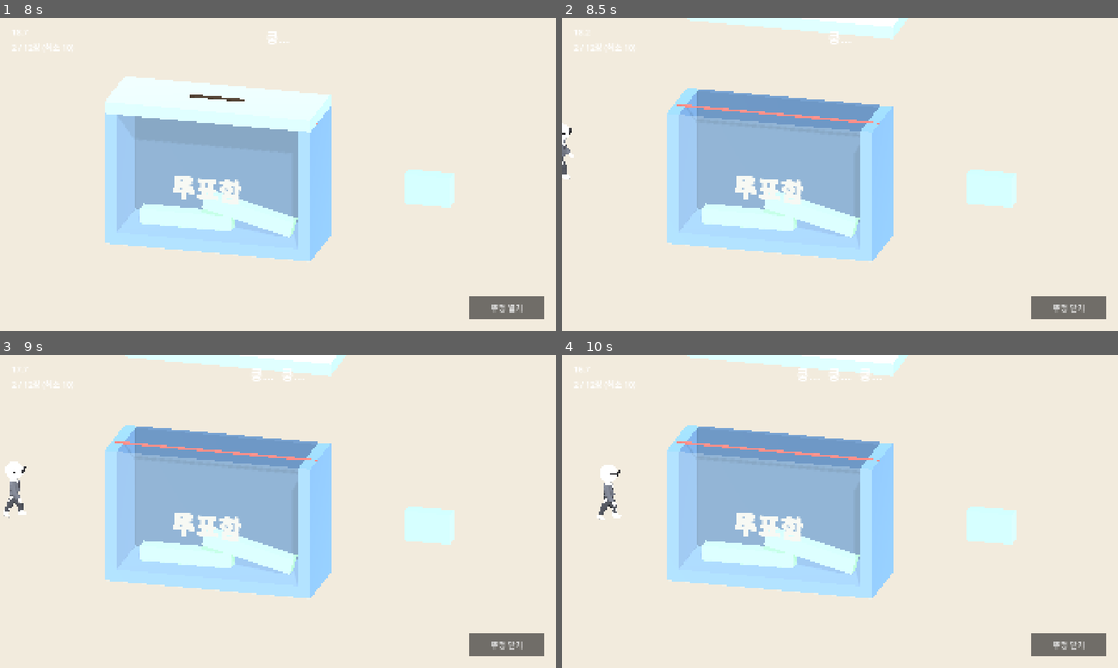
Above: before the commit, frames 1-4 (two rows, left to right).
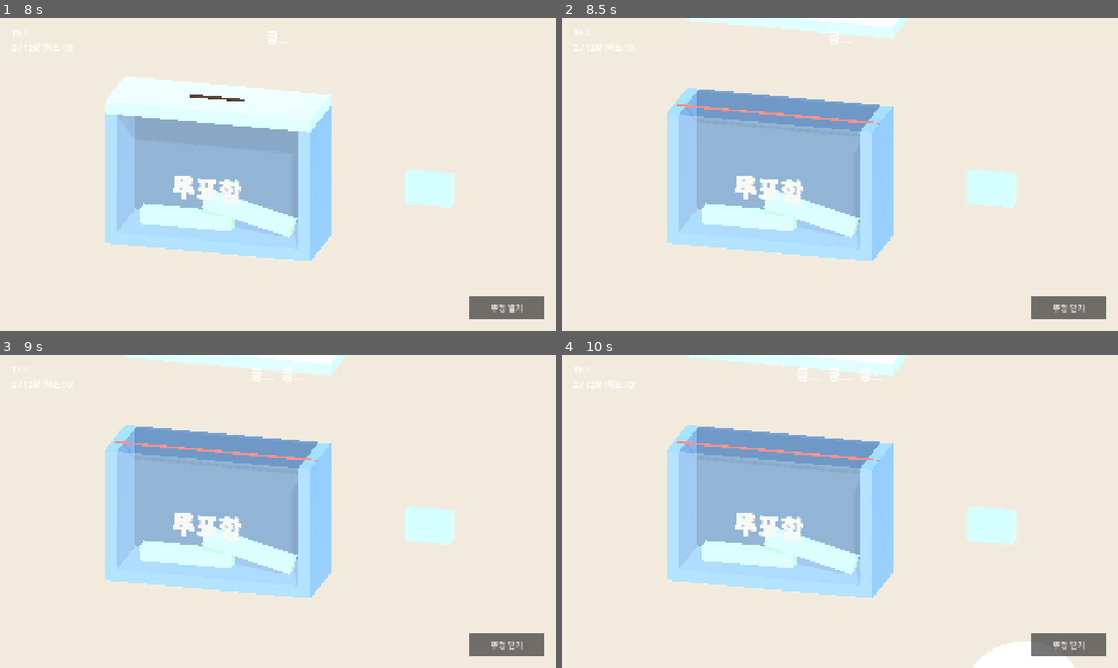
Above: after the commit, the same moments.

Repository: hahaha13791/mincho-game
Game: Godot game, scene res://minigames/ballot_box/ballot_box.tscn
Two runs of this game, one before a commit and one after it. Both use one fixed random seed, a clock stepped at 60 frames per second and the inputs below. This scene is started directly instead of the project's main scene.
Inputs (mouse positions are in pixels of both pictures, inside the frame that each line leads up to):
- Up to frame 1 (8 s): click "시작" at 0.5 s; click "뚜껑 닫기" at 1.25 s; click "뚜껑 열기" at 2 s; click "뚜껑 닫기" at 2.75 s; click "뚜껑 열기" at 3.5 s; click "뚜껑 닫기" at 4.25 s; click "뚜껑 열기" at 5 s; tap Enter at 5.75, 7.25 s; move the mouse to (400, 158) at 5.77 s; click (400, 158) at 5.92 s; tap Space at 6.5 s; move the mouse to (166, 190) at 6.52 s; click (166, 190) at 6.67 s; move the mouse to (333, 105) at 7.27 s; click (333, 105) at 7.42 s
- Up to frame 2 (8.5 s): tap Space at 8 s; move the mouse to (812, 237) at 8.02 s; click (812, 237) at 8.17 s
- Up to frame 3 (9 s): move the mouse to (444, 558) at 8.77 s; click (444, 558) at 8.92 s
- Up to frame 4 (10 s): move the mouse to (673, 464) at 9.52 s; click (673, 464) at 9.67 s

Frame 1 is identical in both runs. In frame 2, 0.2% of the frame differs, in the area x 0-3%, y 33-52%; in frame 3, 0.4%; in frame 4, 1.3%, in the area x 6-93%, y 35-100%.

Commit message:
feat(minigames/ballot_box): 참관인을 화면 가장자리에서 들이미는 상반신으로, 마지막 쿵 뒤 등장
- 피아노표의 감시자 상반신 로직을 common/peek_watcher.gd로 옮겨 두 미니게임이 같이 쓴다(크기는 화면 세로 비율로, 원근 카메라도 처리)
- 임신한 투표함: 쿵 세 번 동안은 숨어 있다가 마지막 쿵 0.4초 뒤 머리를 내밀고, 도착 순간 허리 위까지 들어와 머문 뒤 빠진다. 방문마다 등장 방향이 바뀐다

Co-Authored-By: Claude Sonnet 5.5 <noreply@anthropic.com>

Diff:
--- /dev/null
+++ b/common/peek_watcher.gd
@@ -0,0 +1,54 @@
+class_name PeekWatcher
+extends Node3D
+## 화면 가장자리에서 비스듬히 들이미는 감시자 상반신(허리 위만). 카메라의 자식으로 붙인다.
+## 로직은 set_rise()와 next_entry()만 쓴다. 허리 축을 매번 실제 화면 가장자리에 두므로 창 비율이 바뀌어도(stretch aspect = expand) 허리 아래는 늘 화면 밖이다.
+
+const WATCHER: PackedScene = preload("res://common/watcher.tscn")
+const PEEK: float = 0.25 ## 예고 때 쓰는 rise 값(머리 끝만 보임)
+const DEPTH: float = 3.0 # 카메라 앞 거리
+const TUCK: float = 0.135 # 다 들어와도 허리를 가장자리 밖에 두는 거리(크기 비율). 몸이 기울어 엉덩이 모서리가 비치지 않게
+const HIDE_MARGIN: float = 0.075 # 숨었을 때 머리 끝을 가장자리 밖으로 더 빼는 거리(크기 비율)
+## 등장 방향: edge = 화면 가장자리 위 축 자리(가로·세로 반폭 기준 비율), angle = 축 회전(라디안). 몸 방향 = (-sin, cos)
+const ENTRIES: Array[Dictionary] = [
+	{"edge": Vector2(0.62, -1.0), "angle": 0.3}, # 오른쪽 아래에서 왼쪽 위로
+	{"edge": Vector2(-0.6, 1.0), "angle": PI + 0.45}, # 왼쪽 위에서 오른쪽 아래로(거꾸로 매달려 내려다봄)
+	{"edge": Vector2(1.0, 0.25), "angle": PI / 2.0 + 0.35}, # 오른쪽 옆에서 왼쪽 아래로
+	{"edge": Vector2(-1.0, -0.1), "angle": -PI / 2.0 - 0.3}, # 왼쪽 옆에서 오른쪽 아래로
+]
+
+@export var screen_frac: float = 0.67 ## 허리 → 머리 끝이 화면 세로의 이 비율
+
+var _watcher: Watcher
+var _heights: Vector2 # 크기 1에서 (허리, 머리 끝) 높이
+var _entry: int = 0
+
+
+func _ready() -> void:
+	_watcher = WATCHER.instantiate()
+	add_child(_watcher)
+	_watcher.set_present(true) # 서브씬은 숨은 채 시작한다. 등장은 화면 밖에 두었다가 들이미는 것으로 한다
+	_heights = _watcher.body_heights()
+	set_rise(0.0)
+
+
+## 다음 등장 방향으로 바꾼다(차례로 돈다)
+func next_entry() -> void:
+	_entry = (_entry + 1) % ENTRIES.size()
+
+
+## rise: 0 = 숨음, PEEK = 머리 끝만, 1 = 허리 위가 다 들어옴
+func set_rise(rise: float) -> void:
+	var cam: Camera3D = get_parent()
+	var half_h: float = cam.size / 2.0 if cam.projection == Camera3D.PROJECTION_ORTHOGONAL else DEPTH * tan(deg_to_rad(cam.fov) / 2.0)
+	var vp: Vector2 = get_viewport().get_visible_rect().size
+	var half_w: float = half_h * vp.x / vp.y # 카메라 keep_aspect 기본값(세로 고정) 기준
+	var s: float = screen_frac * 2.0 * half_h / (_heights.y - _heights.x)
+	_watcher.scale = Vector3.ONE * s
+	_watcher.position.y = -_heights.x * s # 허리가 이 노드의 원점
+	var e: Dictionary = ENTRIES[_entry]
+	var angle: float = e["angle"]
+	var edge: Vector2 = e["edge"]
+	var body_dir: Vector3 = Vector3(-sin(angle), cos(angle), 0.0) # 허리 → 머리
+	var hidden: float = -((_heights.y - _heights.x) * s + HIDE_MARGIN * s)
+	position = Vector3(edge.x * half_w, edge.y * half_h, -DEPTH) + body_dir * lerpf(hidden, -TUCK * s, rise)
+	rotation.z = angle
--- a/minigames/ballot_box/ballot_box.gd
+++ b/minigames/ballot_box/ballot_box.gd
@@ -5,7 +5,6 @@
 enum State { TUTORIAL, PLAYING, ENDED }
 
 const PALETTE: Palette = preload("res://common/style/palette.tres")
-const WATCHER: PackedScene = preload("res://common/watcher.tscn")
 const BOX_CENTER_X: float = -2.0
 const BOX_W: float = 6.0 # 안쪽 폭
 const BOX_H: float = 4.0 # 안쪽 높이. 윗면이 선(뚜껑 높이)
@@ -17,9 +16,9 @@
 const LID_T: float = 0.4
 const LID_CLOSED_POS: Vector3 = Vector3(BOX_CENTER_X, LINE_Y + LID_T / 2.0, 0.0) # 벽 윗면에 얹힘
 const LID_OPEN_POS: Vector3 = Vector3(BOX_CENTER_X, LINE_Y + 2.5, -BOX_D) # 뒤로 치워 안쪽을 안 가림
-const LEAVE_TIME: float = 0.5 # 관리인이 돌아가는 시간
-const OBSERVER_FROM_X: float = -10.0
-const OBSERVER_TO_X: float = -6.8
+const LEAVE_TIME: float = 0.5 # 참관인이 화면 밖으로 빠지는 시간
+const PEEK_AFTER: float = 0.4 # 마지막 쿵 뒤 이만큼 있다가 참관인이 머리를 내민다
+const RISE_TIME: float = 0.25 # 머리만 → 다 들어오는 시간. 도착 순간에 다 들어와 있다
 const KILL_Y: float = -8.0
 const GRAB_GAIN: float = 25.0 # 집은 표가 마우스를 따라오는 속도 (거리 × 이 값)
 const MAX_GRAB_SPEED: float = 30.0
@@ -59,7 +58,8 @@
 var _min_margin: float = INF
 var _lid_tween: Tween
 var _lid: MeshInstance3D
-var _observer: Watcher # 참관인은 공용 감시자 모습을 쓴다
+var _observer: PeekWatcher # 참관인: 화면 가장자리에서 들이미는 감시자 상반신(피아노표와 같은 방식)
+var _entry_visit: int = 0 # 등장 방향을 마지막으로 정한 방문 번호
 var _thump_key: int = -1 # 마지막으로 소리 낸 (방문 번호, 발소리 번호). 같은 쿵을 두 번 울리지 않게
 var _sfx: AudioStreamPlayer
 
@@ -96,27 +96,41 @@
 		_finish()
 
 
-# 모든 방문 시각에 대해 관리인 위치와 발소리 표시를 갱신한다
+# 모든 방문 시각에 대해 발소리 표시와 참관인 등장을 갱신한다
 func _move_observer() -> void:
-	var x: float = OBSERVER_FROM_X
+	var rise: float = 0.0
 	var warning: bool = false
 	for vi in _visits.size():
-		var t: float = _elapsed - (_visits[vi] - warn_lead)
-		if t >= 0.0 and t < warn_lead + stay + LEAVE_TIME:
-			x = lerpf(OBSERVER_FROM_X, OBSERVER_TO_X, clampf(t / warn_lead, 0.0, 1.0) - clampf((t - warn_lead - stay) / LEAVE_TIME, 0.0, 1.0))
-			warning = t < warn_lead
-			if warning: # 쿵 → 쿵 쿵 → 쿵 쿵 쿵. 마지막 쿵 뒤 조금 쉬고 도착
-				var n: int = mini(floori(t / THUMP_GAP) + 1, THUMPS)
-				$HUD/AlertLabel.text = "쿵…  ".repeat(n).strip_edges()
-				if vi * 10 + n != _thump_key:
-					_thump_key = vi * 10 + n
-					Beep.play(_sfx, 70.0, 0.25)
-	var dx: float = x - _observer.position.x
-	_observer.set_walking(absf(dx) > 0.0001)
-	if absf(dx) > 0.0001:
-		_observer.face(Vector2i(1 if dx > 0.0 else -1, 0))
-	_observer.position.x = x
+		var t: float = _elapsed - (_visits[vi] - warn_lead) # 첫 쿵부터 지난 시간. warn_lead에 도착
+		if t < 0.0 or t >= warn_lead + stay + LEAVE_TIME:
+			continue
+		if vi != _entry_visit: # 방문마다 다른 방향에서 들이민다
+			_entry_visit = vi
+			_observer.next_entry()
+		rise = _observer_rise(t)
+		warning = t < warn_lead
+		if warning: # 쿵 → 쿵 쿵 → 쿵 쿵 쿵. 마지막 쿵 뒤 조금 쉬고 도착
+			var n: int = mini(floori(t / THUMP_GAP) + 1, THUMPS)
+			$HUD/AlertLabel.text = "쿵…  ".repeat(n).strip_edges()
+			if vi * 10 + n != _thump_key:
+				_thump_key = vi * 10 + n
+				Beep.play(_sfx, 70.0, 0.25)
+	_observer.set_rise(rise)
 	$HUD/AlertLabel.visible = warning
+
+
+# t = 첫 쿵부터 지난 시간. 쿵이 다 울린 뒤 머리를 내밀고, 도착(warn_lead) 순간 다 들어와 머물다 빠진다
+func _observer_rise(t: float) -> float:
+	var peek_at: float = (THUMPS - 1) * THUMP_GAP + PEEK_AFTER
+	if t < peek_at:
+		return 0.0
+	if t < warn_lead - RISE_TIME:
+		return PeekWatcher.PEEK * clampf((t - peek_at) / RISE_TIME, 0.0, 1.0)
+	if t < warn_lead:
+		return lerpf(PeekWatcher.PEEK, 1.0, (t - (warn_lead - RISE_TIME)) / RISE_TIME)
+	if t < warn_lead + stay:
+		return 1.0
+	return 1.0 - clampf((t - warn_lead - stay) / LEAVE_TIME, 0.0, 1.0)
 
 
 func _is_visiting() -> bool:
@@ -358,8 +372,5 @@
 	slot.position.y = LID_T / 2.0
 	_lid.add_child(slot)
 
-	_observer = WATCHER.instantiate()
-	_observer.position = Vector3(OBSERVER_FROM_X, -1.0, 0.0) # 발 높이 = 예전 상자 밑면
-	add_child(_observer)
-	_observer.set_present(true)
-	_observer.face(Vector2i(1, 0)) # 투표함 쪽
+	_observer = PeekWatcher.new() # 카메라 자식: 화면 가장자리에서 상반신을 들이민다
+	_camera.add_child(_observer)
--- a/minigames/piano_ballot/piano_ballot.gd
+++ b/minigames/piano_ballot/piano_ballot.gd
@@ -8,7 +8,6 @@
 
 const PALETTE: Palette = preload("res://common/style/palette.tres")
 const CONFIG: PianoConfig = preload("res://minigames/piano_ballot/piano_config.tres")
-const WATCHER: PackedScene = preload("res://common/watcher.tscn")
 const CONVEYOR: PackedScene = preload("res://minigames/piano_ballot/props/conveyor.tscn")
 const STAMP: PackedScene = preload("res://minigames/piano_ballot/props/stamp.tscn")
 const STAMP_MARK: PackedScene = preload("res://common/stamp_mark.tscn")
@@ -19,18 +18,6 @@
 const PREVIEW_Z: float = -4.5 # 미리보기 레일(뒤쪽, 반대 방향)
 const WATCH_SHOW: float = 0.5 # 감시자 표 앞뒤로 감시자가 다 들어와 있는 시간(박)
 const WATCH_MOVE: float = 0.15 # 감시자가 들어오고 나가는 데 걸리는 박
-# 감시자 상반신: 카메라에 붙인 축(허리)을 화면 가장자리에 두고, 몸이 축의 +y 쪽으로 화면 안에 들어온다. 허리 아래는 늘 화면 밖
-const WATCHER_SCALE: float = 6.7 # 허리 → 머리 끝(크기 1에서 약 1.0)이 화면 세로(10)의 2/3쯤
-const WATCHER_DEPTH: float = -3.0 # 카메라 앞 거리
-const WATCHER_PEEK: float = 0.25 # 예고 동안 들어오는 비율(머리 끝만)
-const WATCHER_TUCK: float = 0.9 # 다 들어와도 허리를 가장자리보다 이만큼 밖에 둔다. 몸이 기울어 엉덩이 모서리가 비치지 않게
-## 등장 방향: edge = 화면 가장자리 위 축 자리(가로·세로 반폭 기준 비율), angle = 축 회전(라디안). 몸 방향 = (-sin, cos)
-const WATCHER_ENTRIES: Array[Dictionary] = [
-	{"edge": Vector2(0.62, -1.0), "angle": 0.3}, # 오른쪽 아래에서 왼쪽 위로
-	{"edge": Vector2(-0.6, 1.0), "angle": PI + 0.45}, # 왼쪽 위에서 오른쪽 아래로(거꾸로 매달려 내려다봄)
-	{"edge": Vector2(1.0, 0.25), "angle": PI / 2.0 + 0.35}, # 오른쪽 옆에서 왼쪽 아래로
-	{"edge": Vector2(-1.0, -0.1), "angle": -PI / 2.0 - 0.3}, # 왼쪽 옆에서 오른쪽 아래로
-]
 const CALL_WORD: String = "탁!" # 보여 주기 소리를 글자로
 const CALL_WORD_POS: Vector3 = Vector3(0.0, 2.6, PREVIEW_Z) # 뒤 레일 가운데 위. 화면에서 도장기 머리보다 위
 const STAMPER_REST_Y: float = 2.5
@@ -57,10 +44,7 @@
 var _warn_until: float = -1.0
 var _sfx: AudioStreamPlayer
 var _stamper: Node3D
-var _watcher: Watcher
-var _watch_rig: Node3D # 감시자 허리 축
-var _watch_torso: float # 허리 → 머리 끝 길이(크기 반영)
-var _entry: Dictionary = WATCHER_ENTRIES[0] # 이번 등장 방향
+var _watcher: PeekWatcher
 var _conveyors: Array[Conveyor] = []
 var _stamp_tween: Tween
 
@@ -128,9 +112,10 @@
 	if _next_warn < _watch_list.size() and now >= _beats[_watch_list[_next_warn]]["time"] - CONFIG.warn_beats:
 		_warn_until = _first + (_beats[_watch_list[_next_warn]]["time"] + WATCH_SHOW) * _beat_dur
 		Beep.play(_sfx, 330.0, 0.2)
-		_entry = WATCHER_ENTRIES[_next_warn % WATCHER_ENTRIES.size()] # 나올 때마다 다른 방향
+		if _next_warn > 0:
+			_watcher.next_entry() # 나올 때마다 다른 방향
 		_next_warn += 1
-	var rise: float = 0.0 # 감시자가 들어온 정도: 0 숨음, WATCHER_PEEK 예고, 1 다 들어옴
+	var rise: float = 0.0 # 감시자가 들어온 정도: 0 숨음, PeekWatcher.PEEK 예고, 1 다 들어옴
 	for i in _ballots.size():
 		var u: float = now - _beats[i]["time"] # 찍는 지점까지 남은(음수)·지난(양수) 박
 		_place(_ballots[i], u * SPACING, 0.0)
@@ -139,7 +124,7 @@
 			rise = maxf(rise, _watcher_rise(u))
 	for c in _conveyors:
 		c.scroll(_t / _beat_dur * SPACING) # 표와 같은 속도
-	_place_watcher(rise)
+	_watcher.set_rise(rise)
 	_warn.visible = _t < _warn_until
 	# 판정 창이 지난 표는 안 찍은 것으로 확정한다
 	while _next_resolve < _beats.size() and _t > _first + _beats[_next_resolve]["time"] * _beat_dur + _windows[_next_resolve]:
@@ -157,9 +142,9 @@
 	if u < -CONFIG.warn_beats or u > WATCH_SHOW + up:
 		return 0.0
 	if u < -WATCH_SHOW - up:
-		return WATCHER_PEEK * clampf((u + CONFIG.warn_beats) / up, 0.0, 1.0)
+		return PeekWatcher.PEEK * clampf((u + CONFIG.warn_beats) / up, 0.0, 1.0)
 	if u < -WATCH_SHOW:
-		return lerpf(WATCHER_PEEK, 1.0, (u + WATCH_SHOW + up) / up)
+		return lerpf(PeekWatcher.PEEK, 1.0, (u + WATCH_SHOW + up) / up)
 	if u <= WATCH_SHOW:
 		return 1.0
 	return 1.0 - (u - WATCH_SHOW) / up
@@ -192,19 +177,6 @@
 	b.visible = absf(x) <= BELT_END
 
 
-# 허리 축을 실제 화면 가장자리에 둔다. 창 비율이 바뀌어도(stretch aspect = expand) 허리 아래는 늘 화면 밖이다
-func _place_watcher(rise: float) -> void:
-	var half_h: float = _camera.size / 2.0 # 직교 카메라는 세로 크기가 고정(keep_height)
-	var vp: Vector2 = get_viewport().get_visible_rect().size
-	var half_w: float = half_h * vp.x / vp.y
-	var angle: float = _entry["angle"]
-	var body_dir: Vector3 = Vector3(-sin(angle), cos(angle), 0.0) # 허리 → 머리
-	var edge: Vector2 = _entry["edge"]
-	var hidden: float = -(_watch_torso + 0.5) # 머리 끝까지 가장자리 밖
-	_watch_rig.position = Vector3(edge.x * half_w, edge.y * half_h, WATCHER_DEPTH) + body_dir * lerpf(hidden, -WATCHER_TUCK, rise)
-	_watch_rig.rotation.z = angle
-
-
 func _unhandled_input(event: InputEvent) -> void:
 	if _state != State.PLAYING or not event is InputEventMouseButton:
 		return
@@ -319,13 +291,5 @@
 	_stamper.position = Vector3(0.0, STAMPER_REST_Y, 0.0)
 	add_child(_stamper)
 
-	_watch_rig = Node3D.new() # 카메라 자식: 인형 앞(+z)이 카메라를 본다
-	_camera.add_child(_watch_rig)
-	_watcher = WATCHER.instantiate()
-	_watcher.scale = Vector3.ONE * WATCHER_SCALE
-	_watch_rig.add_child(_watcher)
-	_watcher.set_present(true) # 서브씬은 숨은 채 시작한다. 등장은 화면 밖에 두었다가 들이미는 것으로 한다
-	var h: Vector2 = _watcher.body_heights()
-	_watcher.position.y = -h.x * WATCHER_SCALE # 허리가 축 원점
-	_watch_torso = (h.y - h.x) * WATCHER_SCALE
-	_place_watcher(0.0)
+	_watcher = PeekWatcher.new() # 카메라 자식: 화면 가장자리에서 상반신을 들이민다
+	_camera.add_child(_watcher)
Not shown, added: common/peek_watcher.gd.uid
Not shown, changed: docs/todo/progress.md
